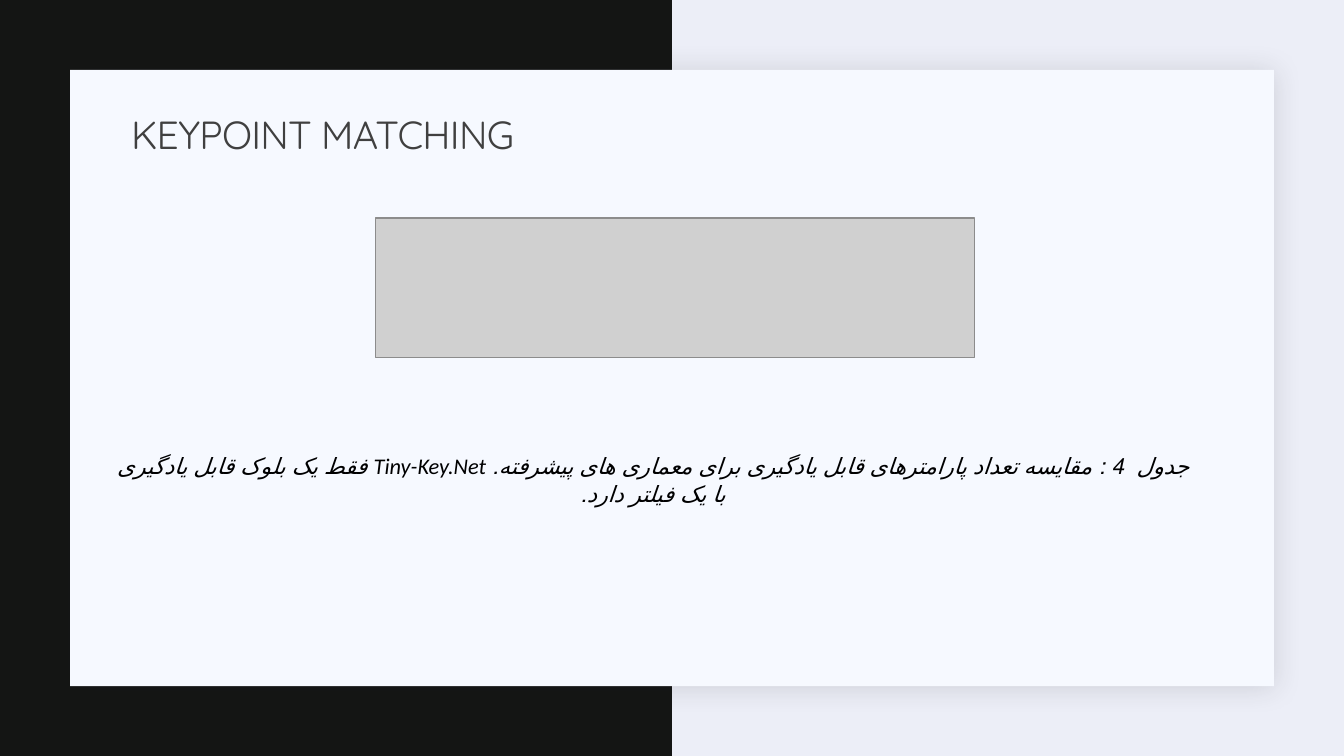
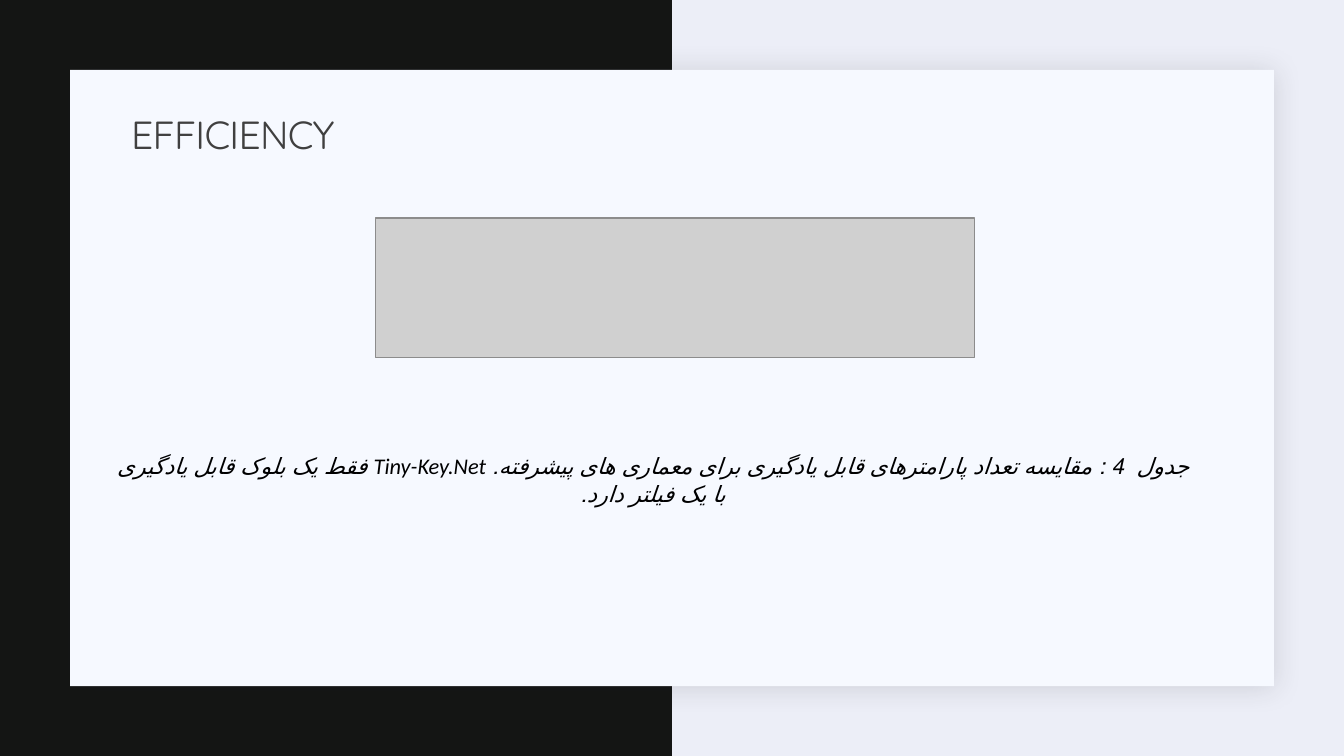
Before and after one commit to semnan-university-ai/Key.Net, a slide deck: slide 31 of slides.pptx (slide 30 before the commit). Drawn at 1344x756 pixels with LibreOffice and Linux fonts; fonts in the diff are those of the drawing; grey boxes stand for pictures. Boxes give left, top, right and bottom in pixels: in the first picture for what was removed or moved away, otherwise in the second. Text is boxed around its words. In the diff, an @@ line names an element or a change of style, - is before the commit and + after.

```diff
--- a/slides.pptx
+++ b/slides.pptx
@@ title at (131,121,335,150): text changed @@
-KEYPOINT MATCHING
+EFFICIENCY
```
Also in this commit, not shown: 5 other slides changed, 1 slide added, 1 other file.
